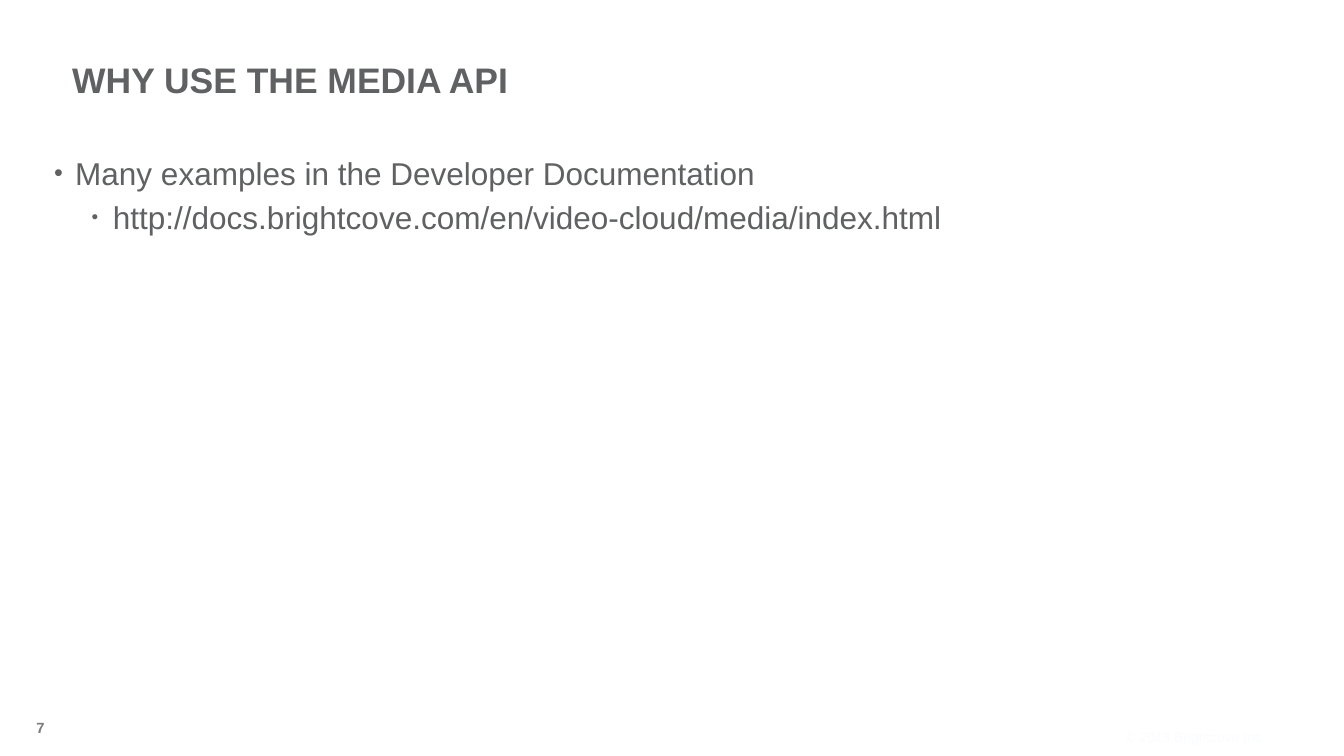
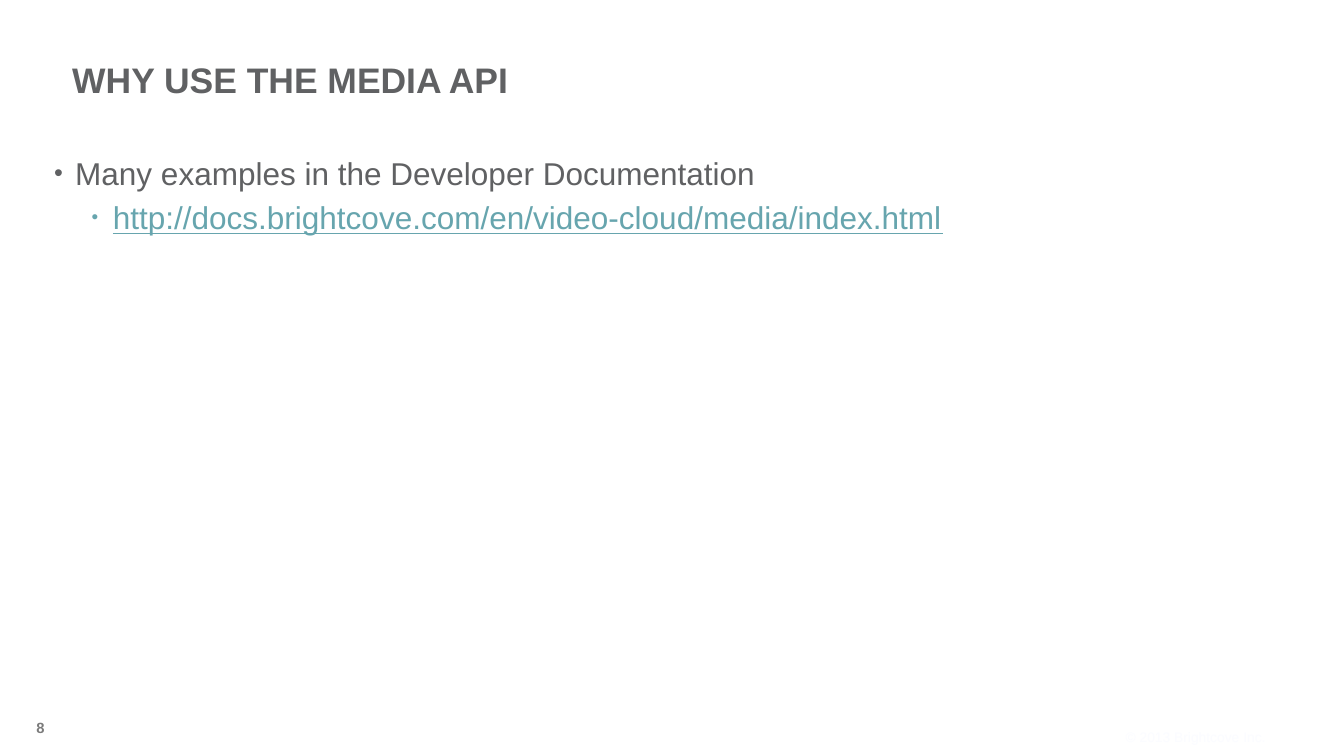
Before and after one commit to BrightcoveLearning/VideoCloudMediaAPI, a slide deck: slide 8 of Slides/developing-media-api-17Dec2013.pptx (slide 7 before the commit). Drawn at 1344x756 pixels with LibreOffice and Linux fonts; fonts in the diff are those of the drawing; background and template pictures are left out. Boxes give left, top, right and bottom in pixels: in the first picture for what was removed or moved away, otherwise in the second. Text is boxed around its words. In the diff, an @@ line names an element or a change of style, - is before the commit and + after.

```diff
--- a/Slides/developing-media-api-17Dec2013.pptx
+++ b/Slides/developing-media-api-17Dec2013.pptx
@@ text at <box>113,206,941,235</box>: text colour #606163 to #67A5AE, underline on in "http://docs.brightcove.com/en/video-cloud/media/index.html" @@
@@ page number at <box>36,723,44,733</box>: text changed @@
-7
+8
```
Also in this commit, not shown: 11 other slides changed, 3 slides added.
